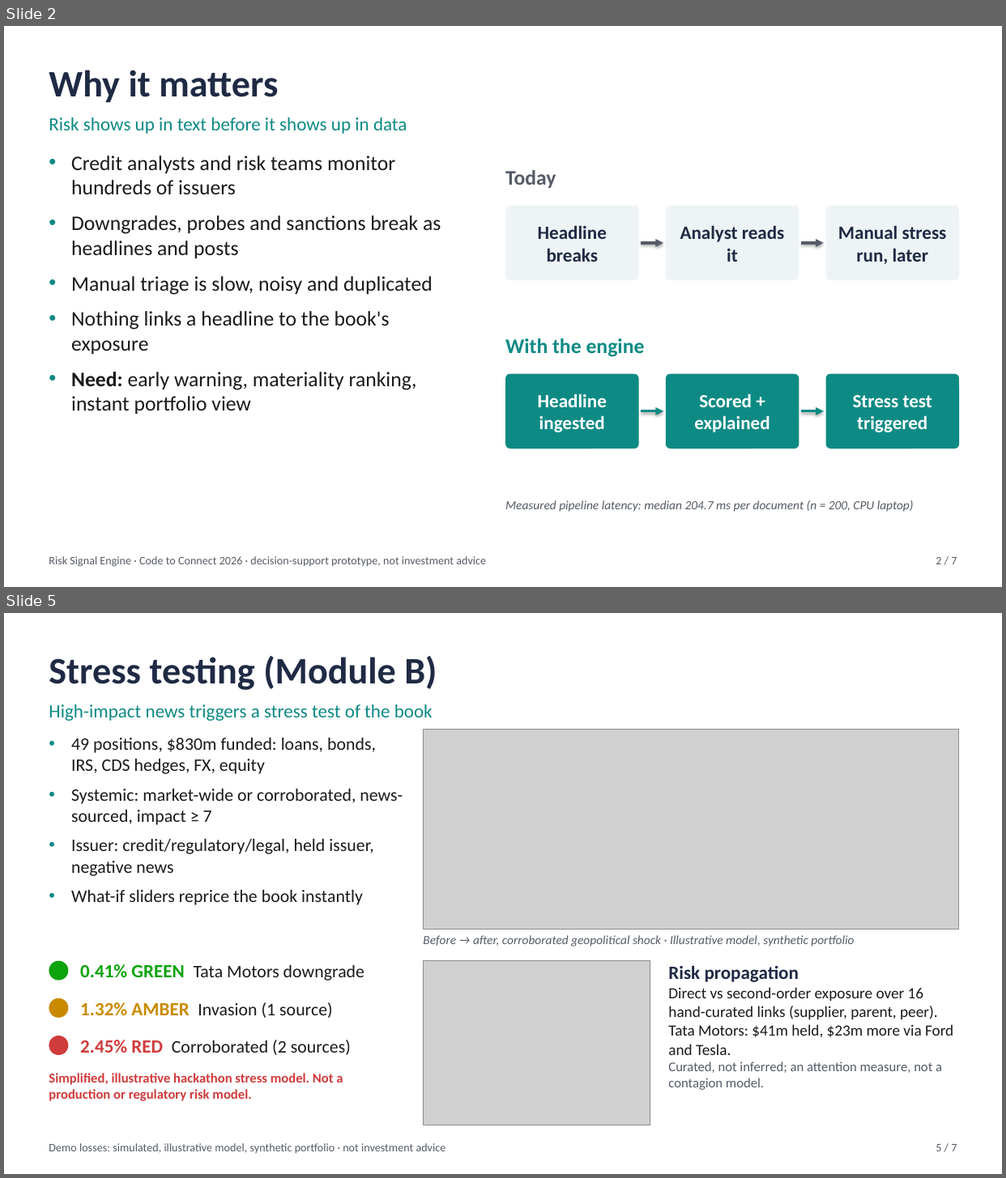
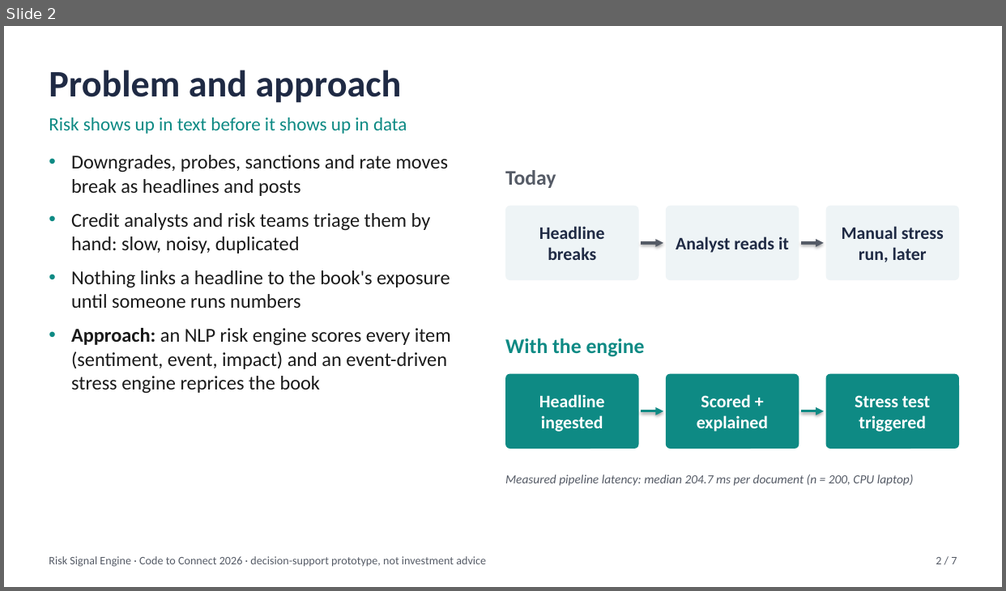
Before and after one commit to console-log-life/ABVIIITM-Gwalior-Apeksha-Jain-hackathon, a slide deck: docs/presentation/Risk_Signal_Engine.pptx. Shown one above the other, each under a label of ours: slides 2 and 5 before the commit, slide 2 after it; the slides between them are not shown. The pictures are 1006x1178 and 1006x591 pixels, drawn with LibreOffice and Linux fonts; fonts in the diff are those of the drawing; grey boxes stand for pictures. Boxes give left, top, right and bottom in pixels: in the first picture for what was removed or moved away, otherwise in the second. Text is boxed around its words. In the diff, an @@ line names an element or a change of style, - is before the commit and + after.

```diff
--- a/docs/presentation/Risk_Signal_Engine.pptx
+++ b/docs/presentation/Risk_Signal_Engine.pptx
@@ slide 5 removed at bbox=[4, 613, 1002, 1174], background #FFFFFF @@
@@ text removed at bbox=[49, 656, 437, 690] @@
-Stress testing (Module B)
@@ text removed at bbox=[49, 705, 432, 721] @@
-High-impact news triggers a stress test of the book
@@ picture removed at bbox=[424, 729, 958, 930] @@
@@ text removed at bbox=[71, 738, 403, 905] @@
-• 49 positions, $830m funded: loans, bonds, IRS, CDS hedges, FX, equity
-• Systemic: market-wide or corroborated, news-sourced, impact ≥ 7
-• Issuer: credit/regulatory/legal, held issuer, negative news
-• What-if sliders reprice the book instantly
@@ text removed at bbox=[423, 935, 854, 947] @@
-Before → after, corroborated geopolitical shock · Illustrative model, synthetic portfolio
@@ ellipse removed at bbox=[49, 961, 68, 981] @@
@@ text removed at bbox=[80, 965, 364, 981] @@
-0.41% GREEN Tata Motors downgrade
@@ picture removed at bbox=[424, 961, 650, 1126] @@
@@ text removed at bbox=[668, 965, 953, 1090] @@
-Risk propagation
-Direct vs second-order exposure over 16 hand-curated links (supplier, parent, peer). Tata Motors: $41m held, $23m more via Ford and Tesla.
-Curated, not inferred; an attention measure, not a contagion model.
@@ ellipse removed at bbox=[49, 999, 68, 1018] @@
@@ text removed at bbox=[80, 1003, 333, 1018] @@
-1.32% AMBER Invasion (1 source)
@@ ellipse removed at bbox=[49, 1036, 68, 1055] @@
@@ text removed at bbox=[80, 1040, 351, 1055] @@
-2.45% RED Corroborated (2 sources)
@@ text removed at bbox=[49, 1073, 343, 1101] @@
-Simplified, illustrative hackathon stress model. Not a production or regulatory risk model.
@@ text removed at bbox=[49, 1144, 446, 1154] @@
-Demo losses: simulated, illustrative model, synthetic portfolio · not investment advice
@@ text removed at bbox=[936, 1144, 957, 1152] @@
-5 / 7
@@ slide 2 changed as well @@
@@ text at bbox=[49, 70, 402, 103]: text changed @@
-Why it matters
+Problem and approach
@@ text at bbox=[71, 155, 451, 393]: text changed; size 20 to 19 pt @@
-• Credit analysts and risk teams monitor hundreds of issuers
-• Downgrades, probes and sanctions break as headlines and posts
-• Manual triage is slow, noisy and duplicated
-• Nothing links a headline to the book's exposure
-• Need: early warning, materiality ranking, instant portfolio view
+• Downgrades, probes, sanctions and rate moves break as headlines and posts
+• Credit analysts and risk teams triage them by hand: slow, noisy, duplicated
+• Nothing links a headline to the book's exposure until someone runs numbers
+• Approach: an NLP risk engine scores every item (sentiment, event, impact) and an event-driven stress engine reprices the book
@@ size 18 to 17 pt in 6 elements at bbox=[505, 206, 639, 280], bbox=[666, 206, 799, 280], bbox=[826, 206, 959, 280], bbox=[505, 374, 639, 449], bbox=[666, 374, 799, 449], bbox=[826, 374, 959, 449] @@
@@ text "Measured pipeline latency: median 204.7 ...": place and size @@
-text "Measured pipeline latency: median 204.7 ..." at bbox=[505, 501, 914, 512]
+text "Measured pipeline latency: median 204.7 ..." at bbox=[505, 475, 914, 486]
```
Also in this commit, not shown: 5 other slides changed, 1 slide added, 13 other files.
